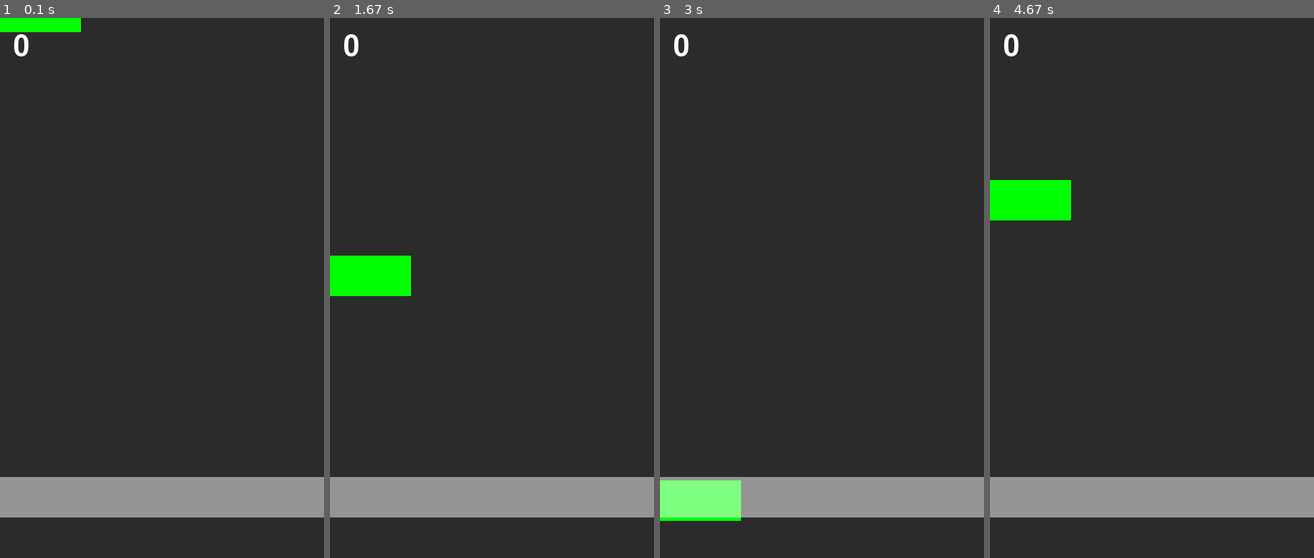
Above: before the commit, frames 1-4 (left to right).
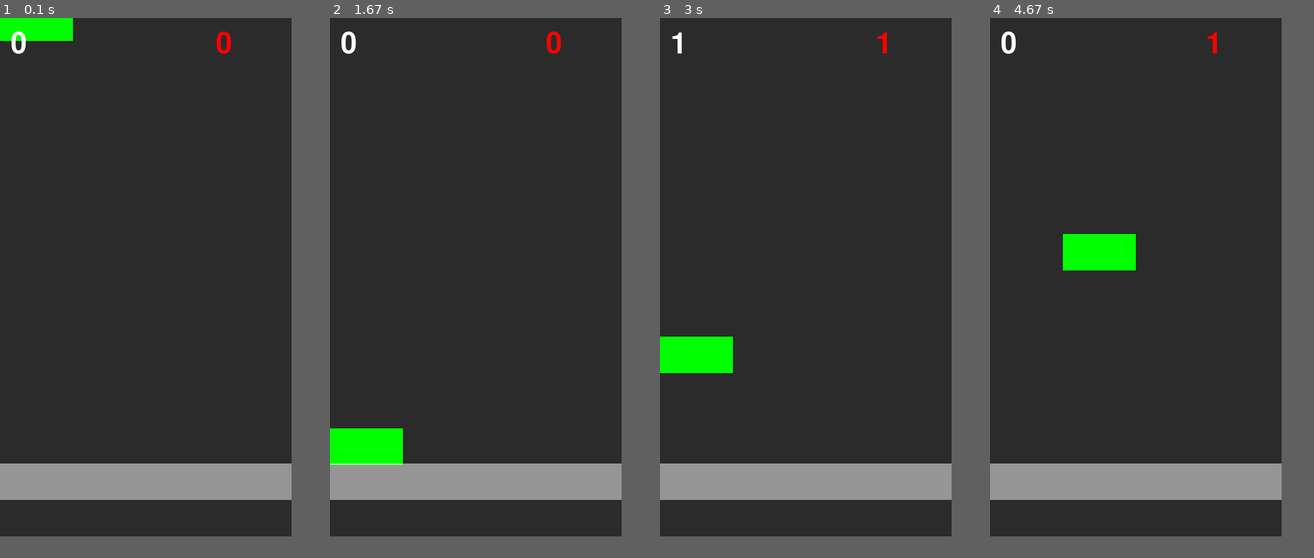
Above: after the commit, the same moments.

Repository: vike256/pygame-tiles
Game: pygame game, started from src/main.py
Two runs of this game, one before a commit and one after it. Both use one fixed random seed, a clock stepped at 60 frames per second and the inputs below.
Inputs:
- Up to frame 1 (0.1 s): no input
- Up to frame 2 (1.67 s): tap D at 0.33 s
- Up to frame 3 (3 s): hold D 1.67-2.13 s
- Up to frame 4 (4.67 s): no input
In our replay, the window is 480x800 before the commit and 432x768 after it. These sizes can differ from the game's own. Grey fills any space a smaller window leaves; there, only what the larger window draws over its background counts as a difference.

The runs differ from the first frame. In frame 1, 6.6% of the frame differs, in the area x 0-100%, y 0-93%; in frame 2, 9.5%; in frame 3, 8.7%; in frame 4, 9.5%, in the area x 0-100%, y 2-93%.

Commit message:
Add auto replay

Diff:
--- a/src/globals.py
+++ b/src/globals.py
@@ -1,8 +1,11 @@
-SCREEN_WIDTH = 480
-SCREEN_HEIGHT = 800
+SCREEN_WIDTH = 432
+SCREEN_HEIGHT = 768
 TILE_WIDTH = SCREEN_WIDTH // 4
 TILE_HEIGHT = TILE_WIDTH // 2
 HIT_POS = SCREEN_HEIGHT - TILE_HEIGHT * 2
 COLUMNS = (0, 0 + TILE_WIDTH, 0 + TILE_WIDTH * 2, 0 + TILE_WIDTH * 3)
 
+speed = 400
 points = 0
+column_available = [True, True, True, True]
+reset = False
--- a/src/main.py
+++ b/src/main.py
@@ -18,13 +18,13 @@
     tiles = []
     tiles.append(Tile())
 
-    speed = 250
     tiles_on_screen = 1
-    POINTS_POS = (20, 20)
+    POINTS_POS = (16, 16)
+    HIGHSCORE_POS = (320, 16)
+    highscore = 0
 
     while running:
         keys = pygame.key.get_just_pressed()
-        print(keys)
         for event in pygame.event.get():
             if event.type == pygame.QUIT:
                 running = False
@@ -35,15 +35,28 @@
             tiles.append(Tile())
 
         for tile in tiles:
-            tile.update(dt, speed, keys)
+            tile.update(dt, keys)
             if not tile.alive:
                 tiles.remove(tile)
             pygame.draw.rect(screen, 'green', (g.COLUMNS[tile.column], tile.y, g.TILE_WIDTH, g.TILE_HEIGHT))
-        #print(tiles)
 
+        g.speed += dt * 2
+        print(g.speed)
+
+        if g.points > highscore:
+            highscore = g.points
+
+        if g.reset:
+            g.points = 0
+            g.speed = 400
+            g.reset = False
+
+        # Render
         points_text = font.render(str(g.points), True, 'white')
+        highscore_text = font.render(str(highscore), True, 'red')
 
         screen.blit(points_text, POINTS_POS)
+        screen.blit(highscore_text, HIGHSCORE_POS)
         screen.blit(hit_surface, (0, g.HIT_POS))
         pygame.display.flip()
         dt = clock.tick(60) / 1000
--- a/src/tile.py
+++ b/src/tile.py
@@ -10,13 +10,16 @@
         self.y = 0 - g.TILE_HEIGHT
         self.alive = True
 
-    def update(self, dt, speed, keys):
-        self.y += speed * dt
+    def update(self, dt, keys):
+        self.y += g.speed * dt
         if self.y > g.SCREEN_HEIGHT:
+            g.reset = True
             self.alive = False
 
         if keys[COLUMN_KEYS[self.column]]:
-            print('pressed')
-            if abs(self.y - g.HIT_POS) <= 25:
+            if 50 < abs(self.y - g.HIT_POS) <= 100:
+                g.reset = True
+                self.alive = False
+            elif abs(self.y - g.HIT_POS) <= 50:
                 g.points += 1
                 self.alive = False
